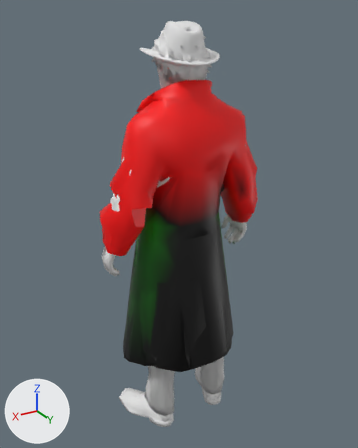
Renders of the glTF model ASSETS/MODELS/official/AGENT_MALE_LIGHT.glb from each side of a commit.
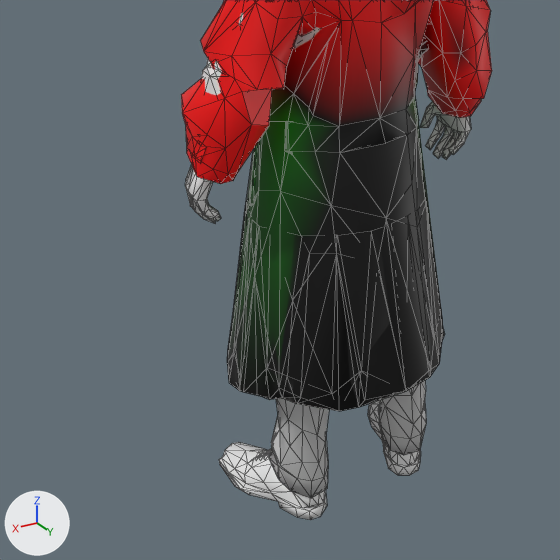
Each version is shown whole from a 50 mm lens placed at (0.576, 0.959, 1.023), pointed at (-0.003, -0.006, 0.54), then close up on the part from 2% to 82% of the width and 36% to 100% of the height. The lights are fixed; the arrows at lower left show +X, +Y and +Z. The older version's two pictures come first. The close-ups show mesh edges as thin lines. Vertices at exactly the same position are counted once.

Names of what the first close-up shows: 'Body_Hands', 'Outfit_Coat', 'Outfit_Shirt', 'Outfit_Shoes', 'Outfit_Trousers' and 1 more.
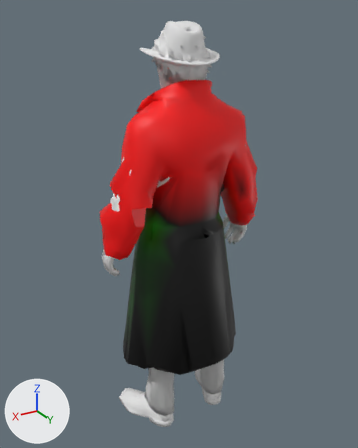
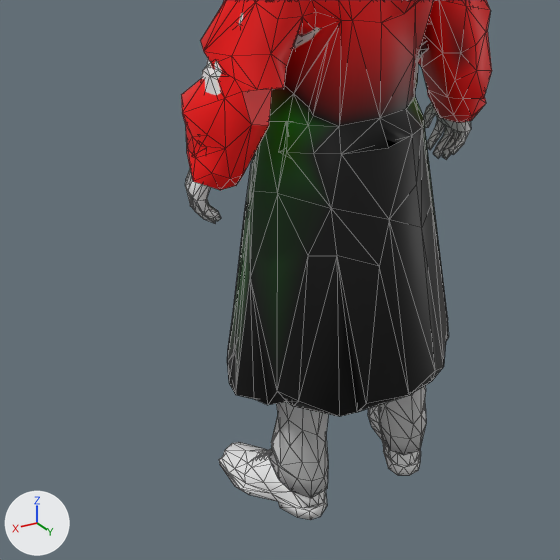
What differs and where, as boxes [x1, y1, x2, y2] in the close-ups (560 x 560 px; the box of a moved part takes in the faces that stretch with it):
'Outfit_Coat', reshaped
    before: [181, 0, 492, 411]
    after: [181, 0, 492, 417]
part 1 of me_outfit_coat_001, moved or reshaped
    before: [187, 90, 481, 411]
    after: [187, 90, 486, 417]
part 2 of me_outfit_coat_001, recoloured
    before: [246, 101, 418, 351]
    after: [249, 102, 423, 276]

Edits to the bpy script that builds the scene:
```text
Change me_outfit_coat_001:
    used by ob_outfit_coat; location = (0.0, 0.0, 0.0)
    remove me_outfit_coat_001.from_pydata(...)  # 592 vertices, 1014 faces; spans x -0.213..0.213, y -0.123..0.138, z 0.173..0.892
    add me_outfit_coat_001.from_pydata(...)  # 592 vertices, 1014 faces; spans x -0.213..0.213, y -0.123..0.145, z 0.173..0.892
    me_outfit_coat_001 part 1: 99 of 592 vertices moved; they spanned x -0.206..0.204, y 0.005..0.138, z 0.201..0.548 and now span x -0.212..0.209, y 0.004..0.145, z 0.195..0.549; mean shift (0.0, 0.001, -0.002); largest move (-0.206, 0.023, 0.533) -> (-0.212, 0.023, 0.53)
    me_outfit_coat_001 part 2: 29 faces centred in x -0.127..0.138, y -0.031..0.068, z 0.298..0.579 are repainted in the vertex colours; the middle colour goes from dark green #005600 to dark green #004a00
```
